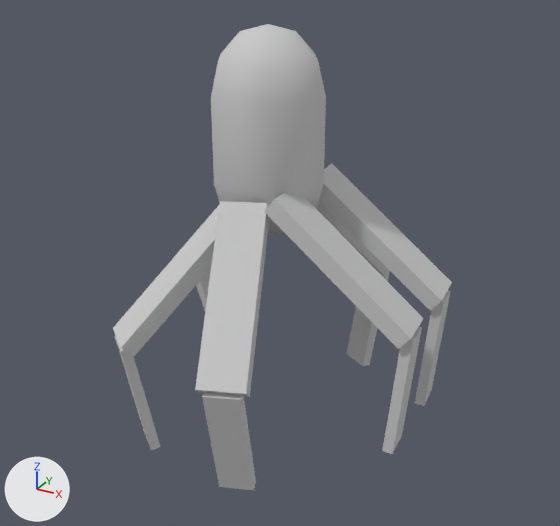
An edit to the FBX model I  am not Alone/Assets/Prefab/model/Zombie/ghostfast.FBX, drawn before and after from the same camera.
Before and after are seen from a 50 mm camera at (8.21, -7.01, 2.53) aimed at (6.5, -3.92, 0.98). The axes (+X, +Y, +Z) are drawn at lower left. The lights are the same throughout. Both versions are drawn at frame 61 of the action 'Take 001'; the numbers are the values there.

The older version as bpy lines, for what is in view:
```python
ob_capsule001 = bpy.data.objects.new('Capsule001', me_mesh_002)
ob_capsule001.parent = ob_ghostfast_001
ob_capsule001.location = (-0.292, -13.77, -8.969)
ob_capsule001.rotation_euler = (-1.571, -1.571, 0.0)  # degrees (-90, -90, 0)
ob_leg003 = bpy.data.objects.new('leg003', me_mesh_003)
ob_leg003.parent = ob_legs001
ob_leg003.location = (-2.982, -1.808, 6.235)
ob_leg003.rotation_euler = (0.786, 3.126, -0.699)  # degrees (45, 179, -40)
ob_leg004 = bpy.data.objects.new('leg004', me_mesh_004)
ob_leg004.parent = ob_legs001
ob_leg004.location = (0.358, 2.502, 7.754)
ob_leg004.rotation_euler = (-2.266, 0.0226, -1.484)  # degrees (-130, 1.3, -85)
ob_leg005 = bpy.data.objects.new('leg005', me_mesh_005)
ob_leg005.parent = ob_legs001
ob_leg005.location = (-3.043, 1.833, 6.235)
ob_leg005.rotation_euler = (0.791, -0.182, 1.369)  # degrees (45, -10, 78)
ob_leg005.scale = (-1.0, -1.0, -1.0)
ob_leg006 = bpy.data.objects.new('leg006', me_mesh_006)
ob_leg006.parent = ob_legs001
ob_leg006.location = (0.348, -2.649, 7.754)
ob_leg006.rotation_euler = (0.876, -0.0226, -1.483)  # degrees (50, -1.3, -85)
ob_leg006.scale = (-1.0, -1.0, -1.0)
ob_leg007 = bpy.data.objects.new('leg007', me_mesh_001)
ob_leg007.parent = ob_ghostfast_001
ob_leg007.location = (8.949, -5.743, -9.245)
ob_leg007.rotation_euler = (2.346, -2.094, -0.0116)  # degrees (134, -120, -0.7)
ob_leg007.scale = (3.05, 3.05, 3.05)
ob_leg008 = bpy.data.objects.new('leg008', me_mesh)
ob_leg008.parent = ob_ghostfast_001
ob_leg008.location = (-10.63, -5.192, -7.82)
ob_leg008.rotation_euler = (-0.764, 1.891, 0.0931)  # degrees (-44, 108, 5.3)
ob_leg008.scale = (-3.05, -3.05, -3.05)
```
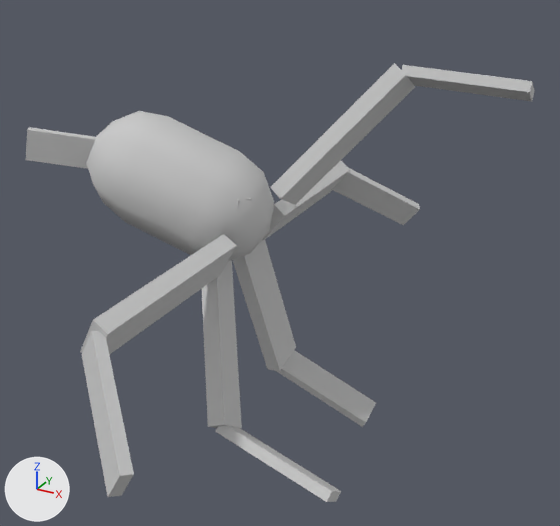
Diff of the bpy script that builds the scene:
```diff
--- a/I  am not Alone/Assets/Prefab/model/Zombie/ghostfast.FBX.py
+++ b/I  am not Alone/Assets/Prefab/model/Zombie/ghostfast.FBX.py
@@ ob_leg007 @@
 ob_leg007.parent = ob_ghostfast_001
-ob_leg007.location = (8.949, -5.743, -9.245)
-ob_leg007.rotation_euler = (2.346, -2.094, -0.0116)  # degrees (134, -120, -0.7)
+ob_leg007.location = (8.949, -16.12, -14.42)
+ob_leg007.rotation_euler = (1.583, -0.677, 1.59)  # degrees (91, -39, 91)
 ob_leg007.scale = (3.05, 3.05, 3.05)
@@ ob_leg005 @@
 ob_leg005.parent = ob_legs001
-ob_leg005.location = (-3.043, 1.833, 6.235)
-ob_leg005.rotation_euler = (0.791, -0.182, 1.369)  # degrees (45, -10, 78)
+ob_leg005.location = (-4.739, 1.833, 2.834)
+ob_leg005.rotation_euler = (-0.14, -0.243, 1.597)  # degrees (-8, -14, 92)
 ob_leg005.scale = (-1.0, -1.0, -1.0)
@@ ob_leg006 @@
 ob_leg006.parent = ob_legs001
-ob_leg006.location = (0.348, -2.649, 7.754)
-ob_leg006.rotation_euler = (0.876, -0.0226, -1.483)  # degrees (50, -1.3, -85)
+ob_leg006.location = (-2.211, -2.649, 5.937)
+ob_leg006.rotation_euler = (0.795, 1.758, 0.46)  # degrees (46, 101, 26)
 ob_leg006.scale = (-1.0, -1.0, -1.0)
@@ ob_capsule001 @@
 ob_capsule001.location = (-0.292, -13.77, -8.969)
-ob_capsule001.rotation_euler = (-1.571, -1.571, 0.0)  # degrees (-90, -90, 0)
+ob_capsule001.rotation_euler = (-2.827, -0.314, 1.257)  # degrees (-162, -18, 72)
@@ ob_leg003 @@
 ob_leg003.parent = ob_legs001
-ob_leg003.location = (-2.982, -1.808, 6.235)
-ob_leg003.rotation_euler = (0.786, 3.126, -0.699)  # degrees (45, 179, -40)
+ob_leg003.location = (-4.678, -1.808, 2.834)
+ob_leg003.rotation_euler = (-0.334, 2.485, -1.473)  # degrees (-19, 142, -84)
@@ ob_leg004 @@
 ob_leg004.parent = ob_legs001
-ob_leg004.location = (0.358, 2.502, 7.754)
-ob_leg004.rotation_euler = (-2.266, 0.0226, -1.484)  # degrees (-130, 1.3, -85)
+ob_leg004.location = (-2.201, 2.502, 5.937)
+ob_leg004.rotation_euler = (-0.666, -0.441, -1.486)  # degrees (-38, -25, -85)
@@ ob_leg008 @@
 ob_leg008.parent = ob_ghostfast_001
-ob_leg008.location = (-10.63, -5.192, -7.82)
-ob_leg008.rotation_euler = (-0.764, 1.891, 0.0931)  # degrees (-44, 108, 5.3)
+ob_leg008.location = (-10.63, -15.57, -13.0)
+ob_leg008.rotation_euler = (-1.487, 0.54, -1.438)  # degrees (-85, 31, -82)
 ob_leg008.scale = (-3.05, -3.05, -3.05)
```

Where the change shows, as pixel boxes (x1, y1, x2, y2) in the pictures (560 x 526 px):
'Capsule001', turned: before (211, 24, 326, 235); after (86, 111, 274, 261)
'leg008', moved, turned: before (195, 201, 270, 490); after (80, 234, 237, 497)
'leg004', moved, turned: before (319, 164, 452, 406); after (270, 63, 535, 205)
'leg003', moved, turned: before (113, 205, 219, 450); after (202, 260, 341, 502)
'leg006', moved, turned: before (264, 193, 423, 454); after (26, 127, 252, 208)
'leg005', moved, turned: before (196, 269, 211, 311); after (233, 240, 376, 427)
'leg007', moved, turned: before (317, 201, 390, 366); after (262, 161, 420, 241)
